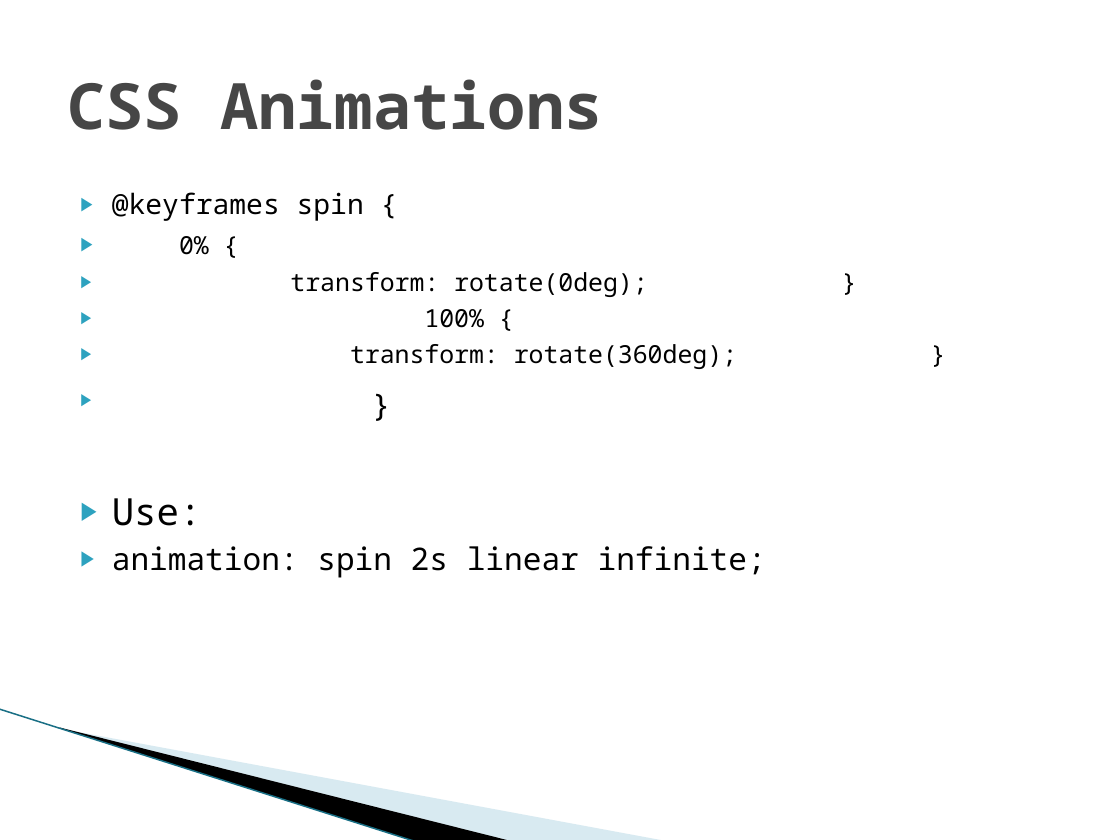
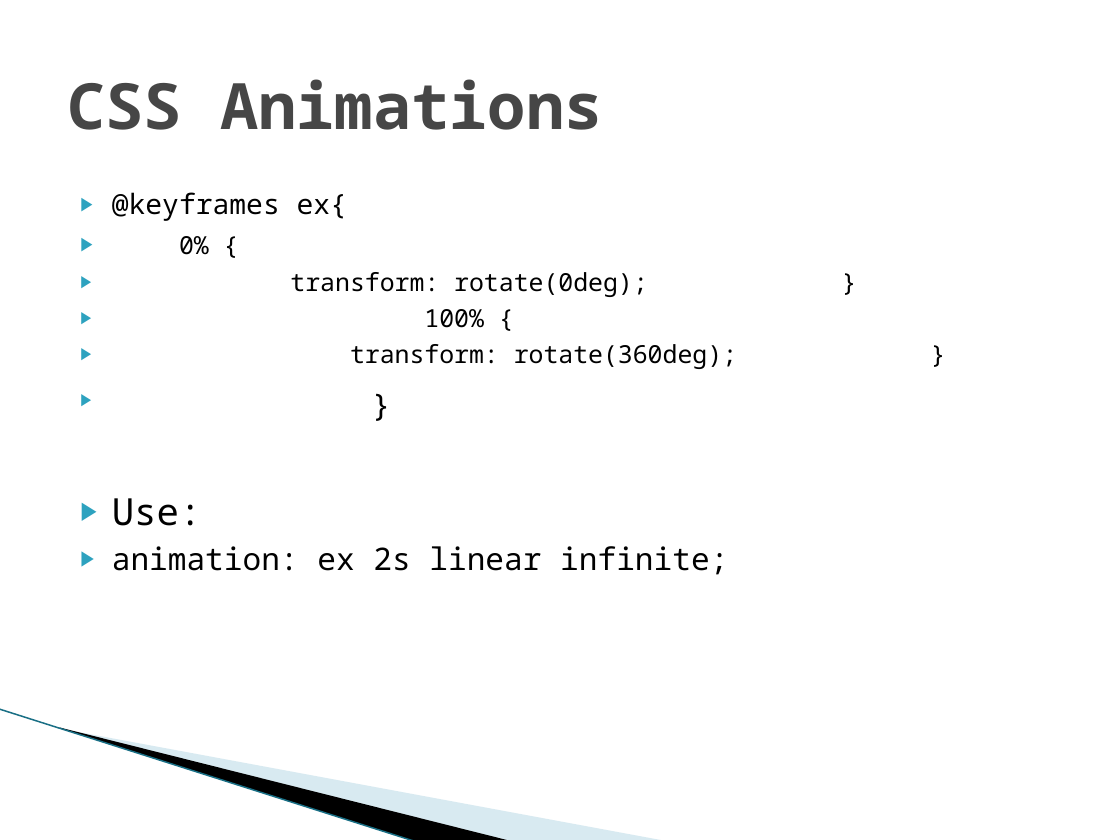
Before and after one commit to omidshayan/HTML-CSS-learn-ghalib-course1, a slide deck: slide 5 of 4-CSS Properties.pptx. Drawn at 1120x840 pixels with LibreOffice and Linux fonts; fonts in the diff are those of the drawing; background and template pictures are left out. Boxes give left, top, right and bottom in pixels: in the first picture for what was removed or moved away, otherwise in the second. Text is boxed around its words. In the diff, an @@ line names an element or a change of style, - is before the commit and + after.

```diff
--- a/4-CSS Properties.pptx
+++ b/4-CSS Properties.pptx
@@ text at [112,192,347,221]: text changed @@
-▶ @keyframes spin {
+▶ @keyframes ex{
@@ text at [112,546,728,575]: text changed @@
-▶ animation: spin 2s linear infinite;
+▶ animation: ex 2s linear infinite;
```
Also in this commit, not shown: 1 other slide changed, 16 other files.
